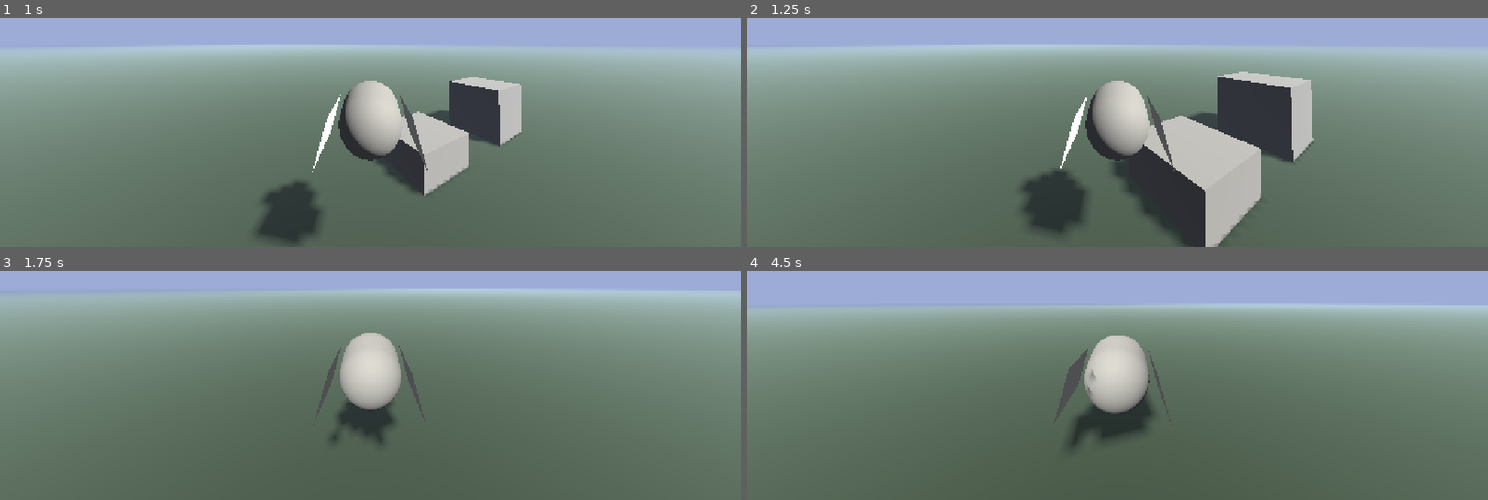
Above: before the commit, frames 1-4 (two rows, left to right).
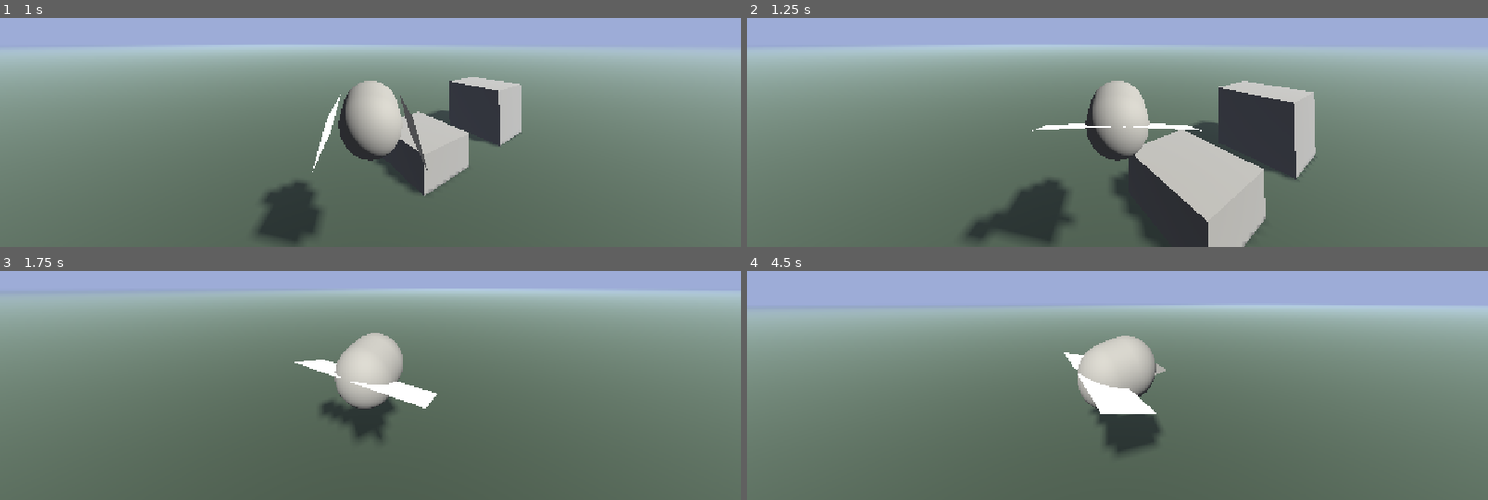
Above: after the commit, the same moments.

Repository: Su-Nes/bird-game
Game: Godot game, scene res://World/World.tscn
Two runs of this game, one before a commit and one after it. Both use one fixed random seed, a clock stepped at 60 frames per second and the inputs below.
Inputs (mouse positions are in pixels of both pictures, inside the frame that each line leads up to):
- Up to frame 1 (1 s): move the mouse to (407, 38) at 0.52 s; hold W (forward) from 0.53 s (still down); hold Space (jump) from 0.53 s (still down)
- Up to frame 2 (1.25 s): keep holding W (forward); keep holding Space (jump)
- Up to frame 3 (1.75 s): keep holding W (forward); move the mouse to (333, 293) at 1.27 s; release Space (jump) at 1.28 s; tap Space (jump) at 1.35, 1.52 s
- Up to frame 4 (4.5 s): keep holding W (forward); tap Space (jump) at 1.82, 2.85, 3.02, 3.32, 4.35 s; move the mouse to (1132, 284) at 2.02 s; hold Space (jump) 2.03-2.78 s; move the mouse to (1110, 298) at 2.77 s; move the mouse to (1169, 296) at 3.52 s; hold Space (jump) 3.53-4.28 s; move the mouse to (1058, 287) at 4.27 s

Frame 1 is identical in both runs. In frame 2, 7.8% of the frame differs, in the area x 29-77%, y 23-100%; in frame 3, 1.7%; in frame 4, 3.1%.

Commit message:
Implemented gliding

Diff:
--- a/Player/PlayerController.tscn
+++ b/Player/PlayerController.tscn
@@ -3,13 +3,14 @@
 [ext_resource type="Script" uid="uid://dm2dd5qgbqoj2" path="res://Common/Scripts/StateMachine/StateMachine.gd" id="1_8rupm"]
 [ext_resource type="Script" uid="uid://l7hd3n1tcy23" path="res://Player/Scripting/ControllerFunctions.gd" id="1_vn67c"]
 [ext_resource type="Script" uid="uid://bxdcmrg2ufjm8" path="res://Common/Scripts/Entity/WingStates/WingStateMachine.gd" id="2_2m3hy"]
-[ext_resource type="Script" uid="uid://3m20wys6ugrl" path="res://Player/ControllerStates/IdleState.gd" id="2_ldje2"]
+[ext_resource type="Script" uid="uid://3m20wys6ugrl" path="res://Player/States/IdleState.gd" id="2_ldje2"]
 [ext_resource type="Script" uid="uid://bei6l034pllt6" path="res://Common/Scripts/Entity/WingStates/WingsIdle.gd" id="3_laaob"]
-[ext_resource type="Script" uid="uid://dsxe0ls16mjwb" path="res://Player/ControllerStates/WalkState.gd" id="3_ldje2"]
+[ext_resource type="Script" uid="uid://dsxe0ls16mjwb" path="res://Player/States/WalkState.gd" id="3_ldje2"]
 [ext_resource type="Script" uid="uid://isw8sgo3oloe" path="res://Player/Scripting/CameraRotation.gd" id="4_bacvh"]
-[ext_resource type="Script" uid="uid://dh7ybwg1n3d1q" path="res://Player/ControllerStates/JumpState.gd" id="4_j8irr"]
+[ext_resource type="Script" uid="uid://dh7ybwg1n3d1q" path="res://Player/States/JumpState.gd" id="4_j8irr"]
 [ext_resource type="Script" uid="uid://chuogpiglf4ke" path="res://Common/Scripts/Entity/WingStates/WingsGlide.gd" id="4_x8g6g"]
-[ext_resource type="Script" uid="uid://bvfkhbgfu15mb" path="res://Player/ControllerStates/FallState.gd" id="5_mdtj2"]
+[ext_resource type="Script" uid="uid://bvfkhbgfu15mb" path="res://Player/States/FallState.gd" id="5_mdtj2"]
+[ext_resource type="Script" uid="uid://28op0aiob2fe" path="res://Player/States/GlideState.gd" id="10_nwc8f"]
 
 [sub_resource type="CapsuleMesh" id="CapsuleMesh_qkran"]
 height = 1.3310547
@@ -96,17 +97,29 @@
 CAMERA_MOVEMENT = NodePath("../../CameraPivotY/CameraPivotX")
 CAMERA_FOLLOW_STRENGTH = 0.3
 
-[node name="JumpState" type="Node" parent="MovementStateMachine" unique_id=1176370450]
+[node name="JumpState" type="Node" parent="MovementStateMachine" unique_id=1176370450 node_paths=PackedStringArray("CAMERA_MOVEMENT")]
 script = ExtResource("4_j8irr")
 JUMP_VELOCITY = 1
 JUMP_TIME = 0.1
 JUMP_GRAVITY = 20
-metadata/_custom_type_script = "uid://dh7ybwg1n3d1q"
+CAMERA_MOVEMENT = NodePath("../../CameraPivotY/CameraPivotX")
+CAMERA_FOLLOW_STRENGTH = 0.5
 
-[node name="FallState" type="Node" parent="MovementStateMachine" unique_id=329827307 node_paths=PackedStringArray("WING_STATES")]
+[node name="FallState" type="Node" parent="MovementStateMachine" unique_id=329827307 node_paths=PackedStringArray("WING_STATES", "CAMERA_MOVEMENT")]
 script = ExtResource("5_mdtj2")
 WING_STATES = NodePath("../../Mesh/Wings/WingStateMachine")
-metadata/_custom_type_script = "uid://bvfkhbgfu15mb"
+CAMERA_MOVEMENT = NodePath("../../CameraPivotY/CameraPivotX")
+CAMERA_FOLLOW_STRENGTH = 0.5
+
+[node name="GlideState" type="Node" parent="MovementStateMachine" unique_id=709554660 node_paths=PackedStringArray("WING_STATES", "CAMERA_MOVEMENT")]
+script = ExtResource("10_nwc8f")
+WING_STATES = NodePath("../../Mesh/Wings/WingStateMachine")
+GRAVITY_MOD = 0.1
+GLIDE_SPEED = 8.0
+GLIDE_INERTIA = 1.0
+CAMERA_MOVEMENT = NodePath("../../CameraPivotY/CameraPivotX")
+CAMERA_FOLLOW_STRENGTH = 1.0
+metadata/_custom_type_script = "uid://28op0aiob2fe"
 
 [node name="CameraPivotY" type="Node3D" parent="." unique_id=545498020]
 
--- a/Player/ControllerStates/FallState.gd
+++ b/Player/States/FallState.gd
@@ -11,6 +11,8 @@
 @export var WING_STATES : WingStateMachine
 @export var GLIDE_SPEED = 4.5
 @export var AIR_INERTIA = 2.5
+@export var CAMERA_MOVEMENT : CameraRotation
+@export var CAMERA_FOLLOW_STRENGTH = .05
 
 var direction
 
@@ -22,6 +24,9 @@
 var gravity = ProjectSettings.get_setting("physics/3d/default_gravity")
 
 func physics_update(delta: float):
+	if Input.is_action_pressed("jump") and player_controller.velocity.y < 0.0:
+		state_machine.change_state("GlideState")
+
 	# Add the gravity.
 	if !player_controller.is_on_floor():
 		player_controller.velocity.y -= gravity * delta
@@ -34,6 +39,9 @@
 
 	handle_velocity(delta)
 
+	CAMERA_MOVEMENT.look_towards_y(input_dir.x, CAMERA_FOLLOW_STRENGTH * delta * player_controller.velocity.normalized().length())
+
+
 func handle_velocity(delta):
 	player_controller.velocity.x = lerp(player_controller.velocity.x, direction.x * GLIDE_SPEED, delta * AIR_INERTIA)
 	player_controller.velocity.z = lerp(player_controller.velocity.z, direction.z * GLIDE_SPEED, delta * AIR_INERTIA)
--- /dev/null
+++ b/Player/States/GlideState.gd
@@ -0,0 +1,50 @@
+extends State
+
+class_name GlideState
+
+
+@onready var player_controller: CharacterBody3D = $"../.."
+@onready var camera_pivot_y: Node3D = $"../../CameraPivotY"
+@onready var collision_shape_3d: CollisionShape3D = $"../../CollisionShape3D"
+@onready var extension_functions: PlayerExtensionFunctions = $"../.."
+
+@export var WING_STATES : WingStateMachine
+@export var GRAVITY_MOD : float
+@export var GLIDE_SPEED = 4.5
+@export var GLIDE_INERTIA = 2.5
+@export var CAMERA_MOVEMENT : CameraRotation
+@export var CAMERA_FOLLOW_STRENGTH = .05
+
+var direction
+
+func enter():
+	print("Entered Glide state.")
+
+	WING_STATES.change_state("WingsGliding")
+
+# Get the gravity from the project settings to be synced with RigidBody nodes.
+var gravity = ProjectSettings.get_setting("physics/3d/default_gravity")
+
+func physics_update(delta: float):
+	# Add the gravity.
+	if !player_controller.is_on_floor():
+		player_controller.velocity.y -= gravity * delta * GRAVITY_MOD
+	else:
+		state_machine.change_state("idlestate")
+
+	# Get the input direction and handle the movement/deceleration.
+	var input_dir = Input.get_vector("left", "right", "forward", "backward")
+	direction = (camera_pivot_y.transform.basis * Vector3(input_dir.x, 0, input_dir.y)).normalized()
+
+	handle_velocity(delta)
+
+	CAMERA_MOVEMENT.look_towards_y(input_dir.x, CAMERA_FOLLOW_STRENGTH * delta * player_controller.velocity.normalized().length())
+
+
+func handle_velocity(delta):
+	player_controller.velocity.x = lerp(player_controller.velocity.x, direction.x * GLIDE_SPEED, delta * GLIDE_INERTIA)
+	player_controller.velocity.z = lerp(player_controller.velocity.z, direction.z * GLIDE_SPEED, delta * GLIDE_INERTIA)
+
+	player_controller.move_and_slide()
+
+	extension_functions.handle_model_transform(player_controller.velocity)
--- a/Player/ControllerStates/JumpState.gd
+++ b/Player/States/JumpState.gd
@@ -13,6 +13,10 @@
 
 @export var MOVE_SPEED = 4
 @export var AIR_INERTIA = 2.5
+@export var CAMERA_MOVEMENT : CameraRotation
+@export var CAMERA_FOLLOW_STRENGTH = .05
+
+
 
 @onready var player_controller: CharacterBody3D = $"../.."
 @onready var camera_pivot_y: Node3D = $"../../CameraPivotY"
@@ -44,6 +48,9 @@
 
 	handle_velocity(delta)
 
+	CAMERA_MOVEMENT.look_towards_y(input_dir.x, CAMERA_FOLLOW_STRENGTH * delta * player_controller.velocity.normalized().length())
+
+
 func handle_velocity(delta):
 	player_controller.velocity.x = lerp(player_controller.velocity.x, direction.x * MOVE_SPEED, delta * AIR_INERTIA)
 	player_controller.velocity.z = lerp(player_controller.velocity.z, direction.z * MOVE_SPEED, delta * AIR_INERTIA)
--- a/Player/ControllerStates/WalkState.gd
+++ b/Player/States/WalkState.gd
@@ -8,7 +8,6 @@
 @export var MOMENTUM_DECAY = 1.0
 @export var CAMERA_MOVEMENT : CameraRotation
 @export var CAMERA_FOLLOW_STRENGTH = .05
-var coyoteTimer
 
 @onready var player_controller: CharacterBody3D = $"../.."
 @onready var camera_pivot_y: Node3D = $"../../CameraPivotY"
Renamed: Player/ControllerStates/FallState.gd.uid -> Player/States/FallState.gd.uid
Not shown, added: Player/States/GlideState.gd.uid
Renamed: Player/ControllerStates/IdleState.gd -> Player/States/IdleState.gd
Renamed: Player/ControllerStates/IdleState.gd.uid -> Player/States/IdleState.gd.uid
Renamed: Player/ControllerStates/JumpState.gd.uid -> Player/States/JumpState.gd.uid
Renamed: Player/ControllerStates/WalkState.gd.uid -> Player/States/WalkState.gd.uid
